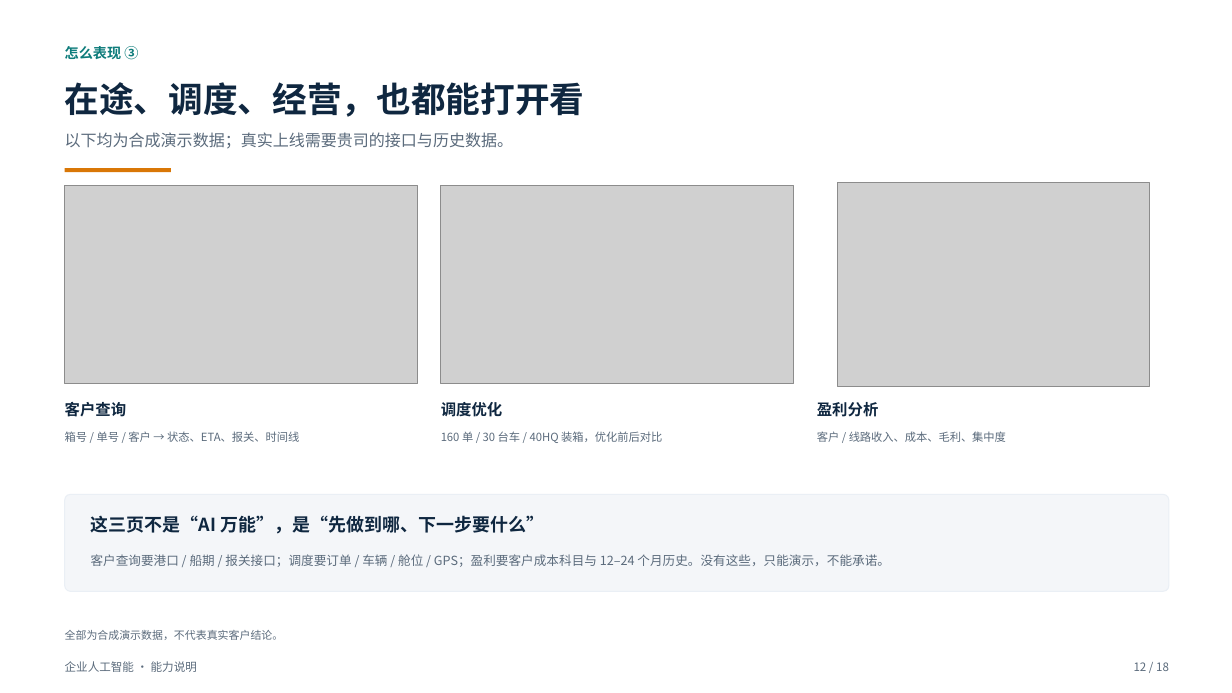
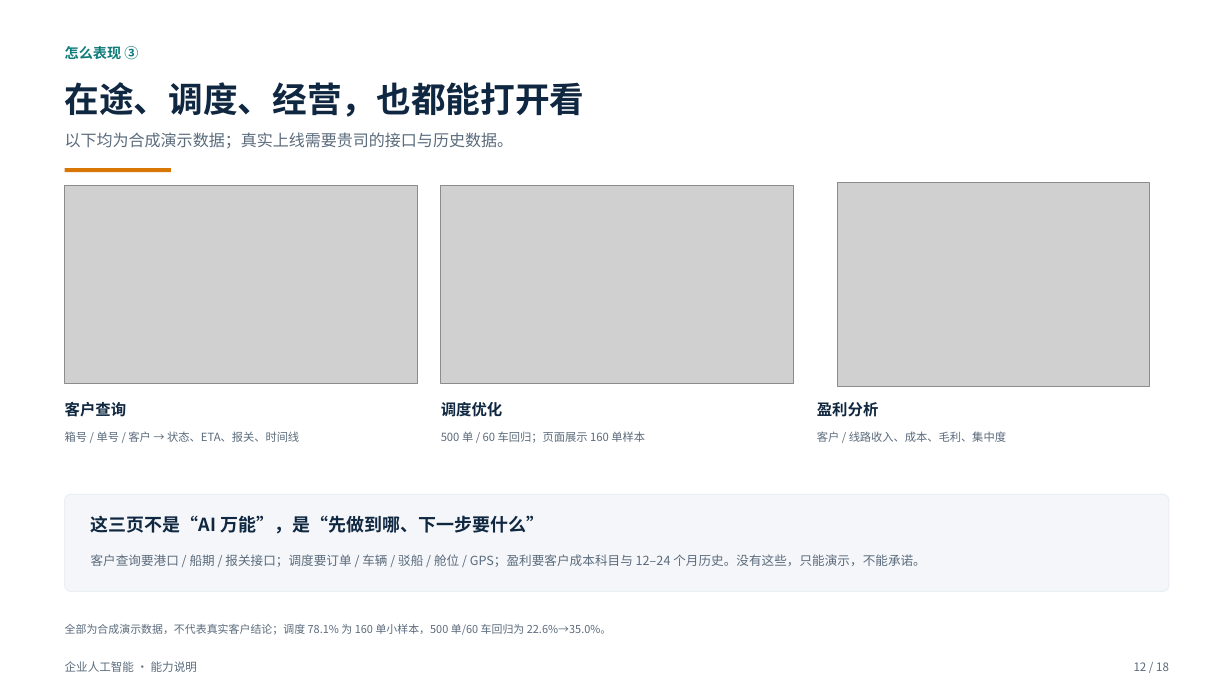
Before and after one commit to roma007/Enterprise-AI, a slide deck: slide 12 of 会客包/reports/客户老板版_系统能力介绍_2026-11-08.pptx. Drawn at 1232x693 pixels with LibreOffice and Linux fonts; fonts in the diff are those of the drawing; grey boxes stand for pictures. Boxes give left, top, right and bottom in pixels: in the first picture for what was removed or moved away, otherwise in the second. Text is boxed around its words. In the diff, an @@ line names an element or a change of style, - is before the commit and + after.

Commit message:
feat(copilot): 运营能力合成回归与能力回归页 [AI-47] [AI-48]
新增 ops_eval：400 票在途、500 单/60 车调度、360 条事件、200 条 HS 合成回归；/ops-eval 可复跑。边界：合成数据不等于真实客户，真实上线仍需港口/船期/订单/GPS 接口。

```diff
--- a/会客包/reports/客户老板版_系统能力介绍_2026-11-08.pptx
+++ b/会客包/reports/客户老板版_系统能力介绍_2026-11-08.pptx
@@ text at [441, 431, 645, 443]: text changed @@
-160 单 / 30 台车 / 40HQ 装箱，优化前后对比
+500 单 / 60 车回归；页面展示 160 单样本
@@ text at [91, 554, 926, 567]: text changed @@
-客户查询要港口 / 船期 / 报关接口；调度要订单 / 车辆 / 舱位 / GPS；盈利要客户成本科目与 12–24 个月历史。没有这些，只能演示，不能承诺。
+客户查询要港口 / 船期 / 报关接口；调度要订单 / 车辆 / 驳船 / 舱位 / GPS；盈利要客户成本科目与 12–24 个月历史。没有这些，只能演示，不能承诺。
@@ text at [65, 624, 611, 635]: text changed @@
-全部为合成演示数据，不代表真实客户结论。
+全部为合成演示数据，不代表真实客户结论；调度 78.1% 为 160 单小样本，500 单/60 车回归为 22.6%→35.0%。
```
Also in this commit, not shown: 3 other slides changed, 49 other files.
